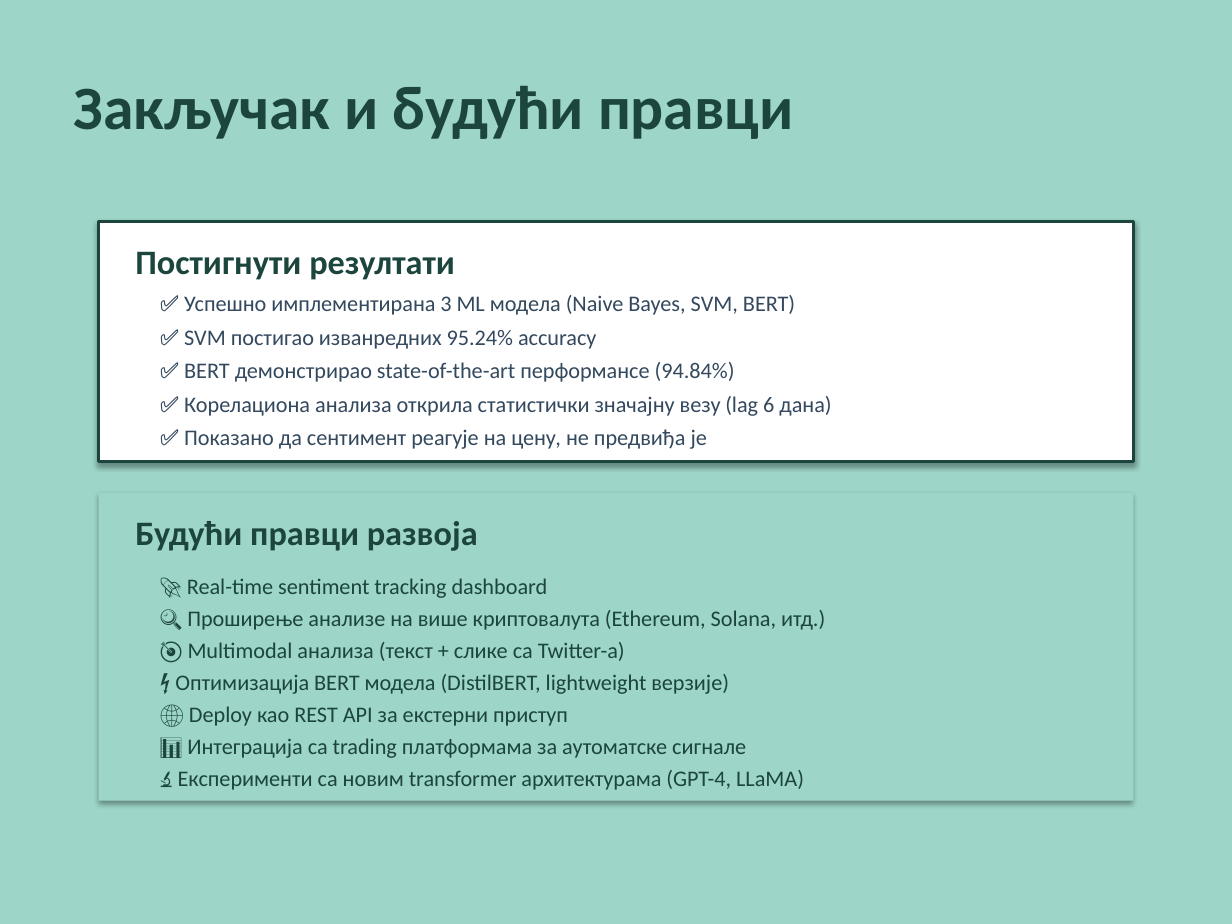
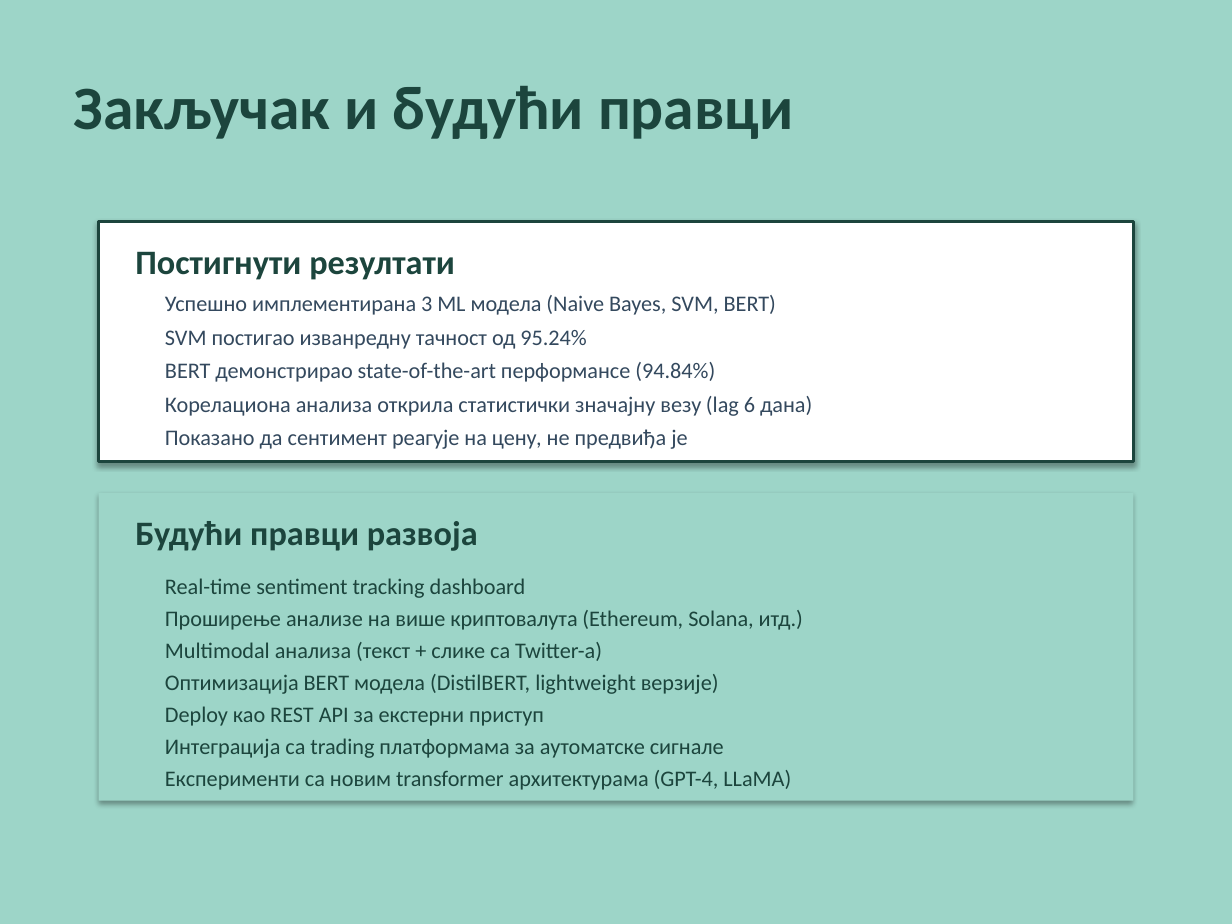
Before and after one commit to borisletic/diplomski, a slide deck: slide 15 of Prezentacija_Diplomski_Boris_Letic_RA_207_2021.pptx. Drawn at 1232x924 pixels with LibreOffice and Linux fonts; fonts in the diff are those of the drawing. Boxes give left, top, right and bottom in pixels: in the first picture for what was removed or moved away, otherwise in the second. Text is boxed around its words. In the diff, an @@ line names an element or a change of style, - is before the commit and + after.

```diff
--- a/Prezentacija_Diplomski_Boris_Letic_RA_207_2021.pptx
+++ b/Prezentacija_Diplomski_Boris_Letic_RA_207_2021.pptx
@@ text at box(165, 295, 812, 449): text changed @@
-✅ Успешно имплементирана 3 ML модела (Naive Bayes, SVM, BERT)
-✅ SVM постигао изванредних 95.24% accuracy
-✅ BERT демонстрирао state-of-the-art перформансе (94.84%)
-✅ Корелациона анализа открила статистички значајну везу (lag 6 дана)
-✅ Показано да сентимент реагује на цену, не предвиђа је
+Успешно имплементирана 3 ML модела (Naive Bayes, SVM, BERT)
+SVM постигао изванредну тачност од 95.24%
+BERT демонстрирао state-of-the-art перформансе (94.84%)
+Корелациона анализа открила статистички значајну везу (lag 6 дана)
+Показано да сентимент реагује на цену, не предвиђа је
@@ text at box(165, 578, 803, 790): text changed @@
-🚀 Real-time sentiment tracking dashboard
-🔍 Проширење анализе на више криптовалута (Ethereum, Solana, итд.)
-🎯 Multimodal анализа (текст + слике са Twitter-а)
-⚡ Оптимизација BERT модела (DistilBERT, lightweight верзије)
-🌐 Deploy као REST API за екстерни приступ
-📊 Интеграција са trading платформама за аутоматске сигнале
-🔬 Експерименти са новим transformer архитектурама (GPT-4, LLaMA)
+Real-time sentiment tracking dashboard
+Проширење анализе на више криптовалута (Ethereum, Solana, итд.)
+Multimodal анализа (текст + слике са Twitter-а)
+Оптимизација BERT модела (DistilBERT, lightweight верзије)
+Deploy као REST API за екстерни приступ
+Интеграција са trading платформама за аутоматске сигнале
+Експерименти са новим transformer архитектурама (GPT-4, LLaMA)
```
Also in this commit, not shown: 3 other slides changed.
